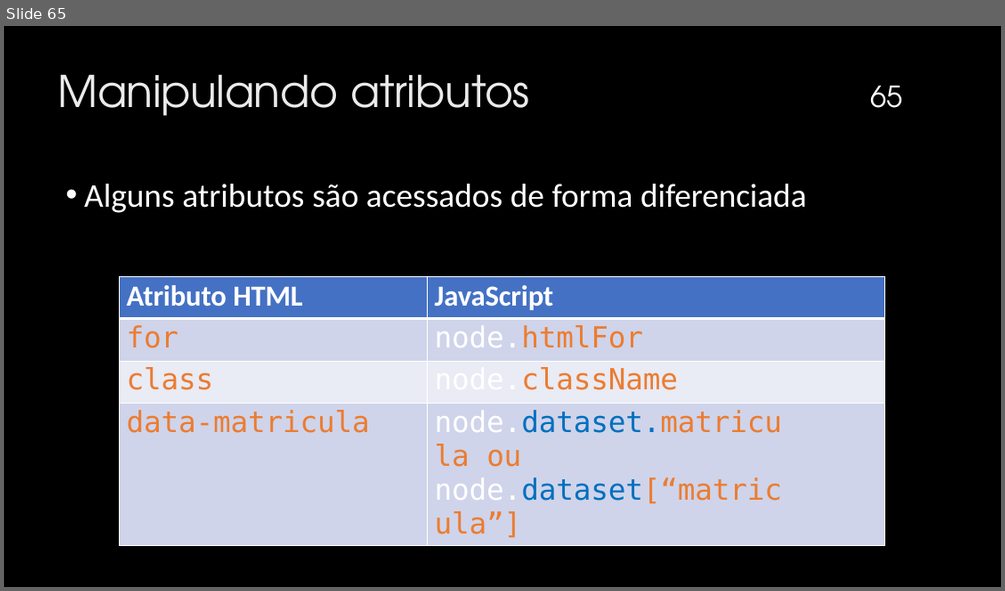
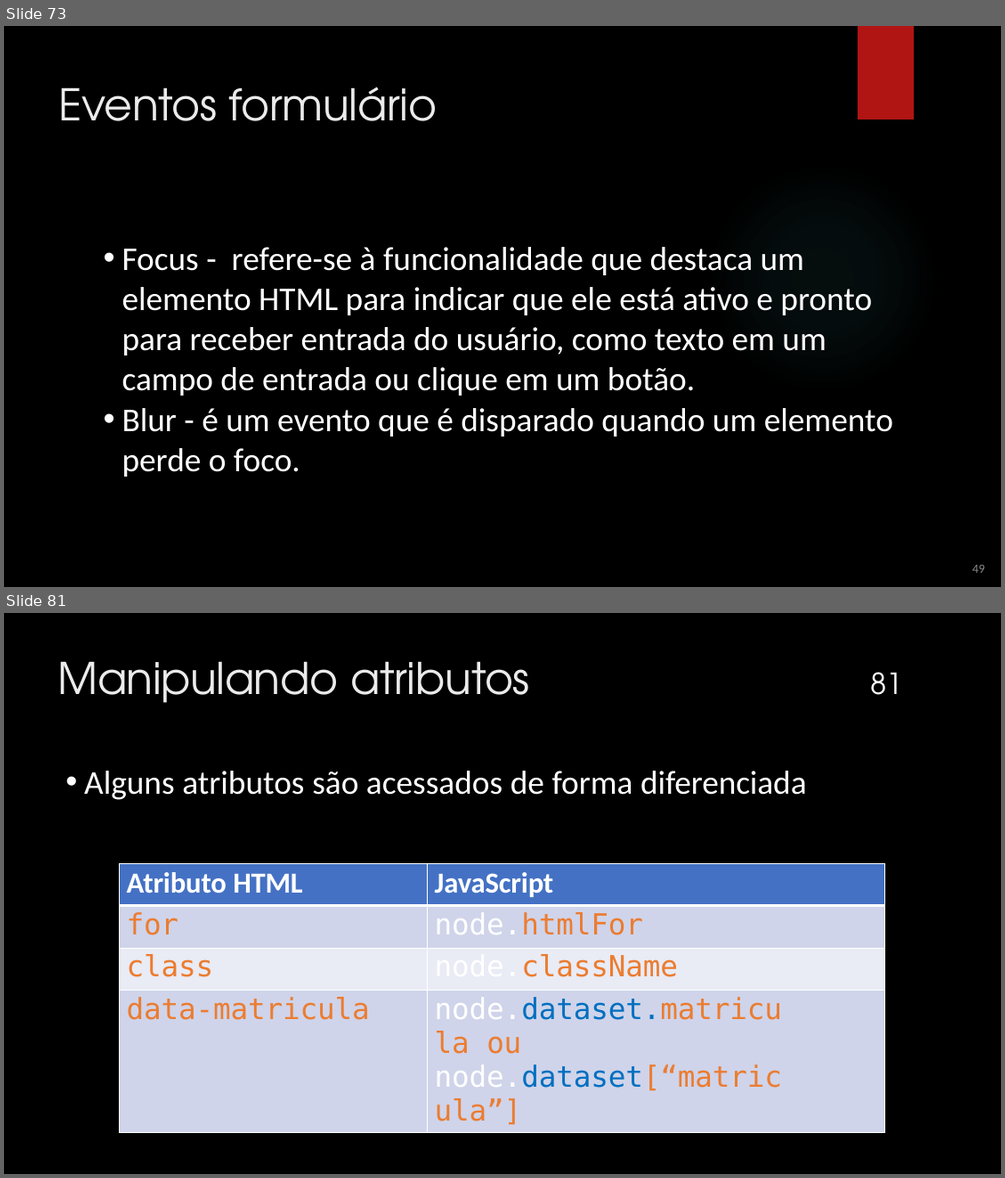
Before and after one commit to mizaelcarlos/Infonet---3-Ano-2025, a slide deck: Programação Client-Side/JavaScript.pptx. Shown one above the other, each under a label of ours: slide 65 before the commit, slides 73 and 81 after it; the slides between them are not shown. The pictures are 1005x591 and 1005x1178 pixels, drawn with LibreOffice and Linux fonts; fonts in the diff are those of the drawing; background and template pictures are left out. Boxes give left, top, right and bottom in pixels: in the first picture for what was removed or moved away, otherwise in the second. Text is boxed around its words. In the diff, an @@ line names an element or a change of style, - is before the commit and + after.

Commit message:
eventos mouse

```diff
--- a/Programação Client-Side/JavaScript.pptx
+++ b/Programação Client-Side/JavaScript.pptx
@@ slide 73 added at (4, 26, 1001, 587), background picture (left out) @@
@@ rectangle added at (858, 26, 914, 119), fill #B01513 @@
@@ title added at (58, 87, 437, 121), 42 pt, text #EBEBEB @@
+Eventos formulário
@@ ellipse added at (708, 163, 938, 394), fill gradient #50B9C1 @@
@@ text added at (122, 247, 893, 476), 32 pt, text #FFFFFF @@
+  • Focus - refere-se à funcionalidade que destaca um elemento HTML para indicar que ele está ativo e pronto para receber entrada do usuário, como texto em um campo de entrada ou clique em um botão.
+  • Blur - é um evento que é disparado quando um elemento perde o foco.
@@ text added at (972, 564, 985, 572), 12 pt, text #888888 @@
+49
@@ what was slide 65 is now slide 81 @@
@@ page number at (870, 672, 902, 695): text changed @@
-65
+81
```
Also in this commit, not shown: 16 other slides added, 3 slides removed, 16 other files.
